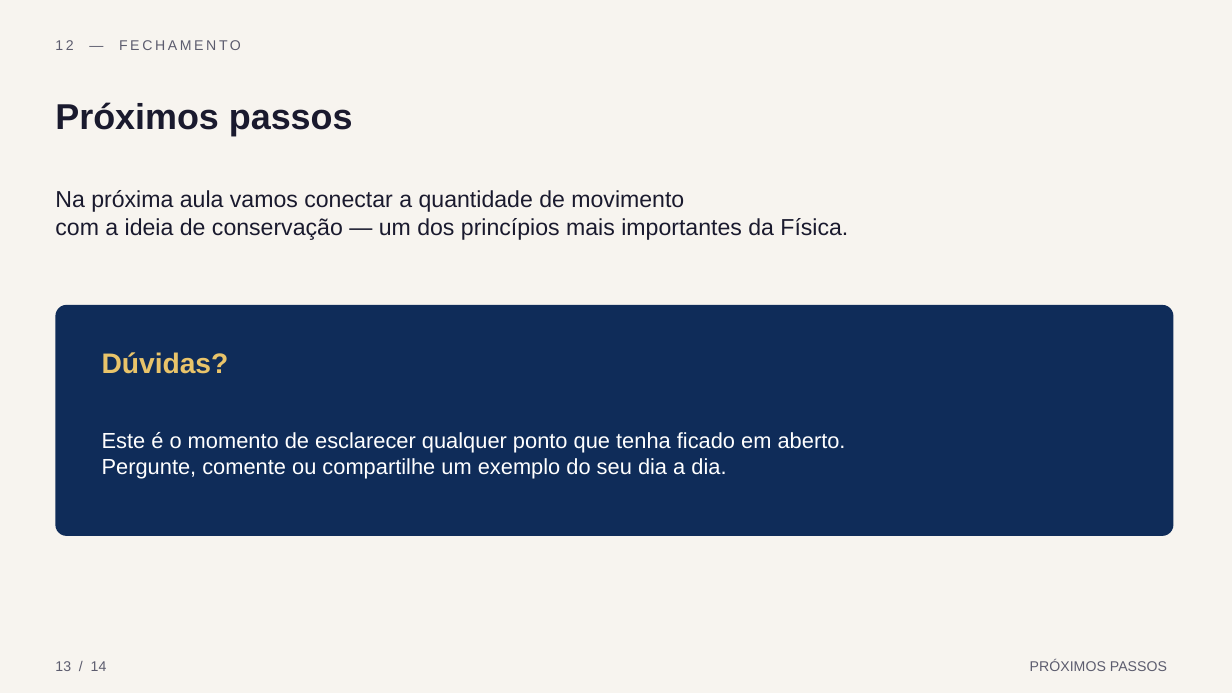
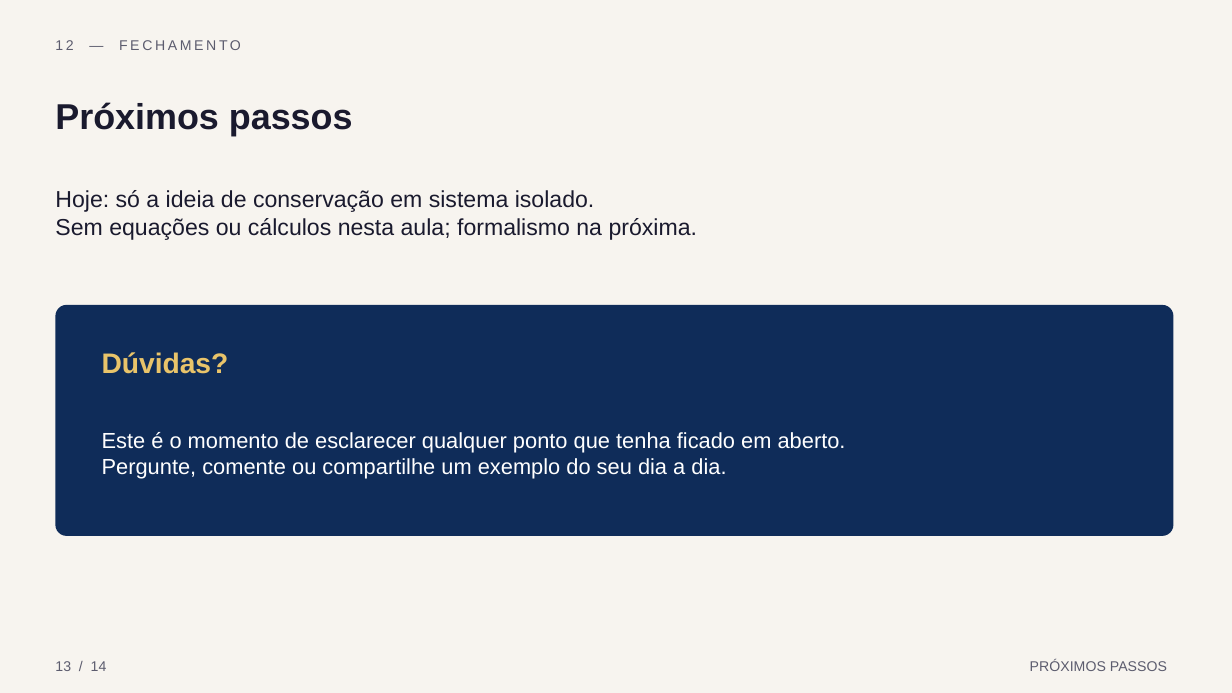
Before and after one commit to victordiaspalmeira/aula_ia_quantidade_movimento, a slide deck: slide 13 of 02_apresentacao/Apresentacao_Aula_IA.pptx. Drawn at 1232x693 pixels with LibreOffice and Linux fonts; fonts in the diff are those of the drawing. Boxes give left, top, right and bottom in pixels: in the first picture for what was removed or moved away, otherwise in the second. Text is boxed around its words. In the diff, an @@ line names an element or a change of style, - is before the commit and + after.

```diff
--- a/02_apresentacao/Apresentacao_Aula_IA.pptx
+++ b/02_apresentacao/Apresentacao_Aula_IA.pptx
@@ text at (55,190,698,240): text changed @@
-Na próxima aula vamos conectar a quantidade de movimento
-com a ideia de conservação — um dos princípios mais importantes da Física.
+Hoje: só a ideia de conservação em sistema isolado.
+Sem equações ou cálculos nesta aula; formalismo na próxima.
```
Also in this commit, not shown: 7 other slides changed, 15 other files.
